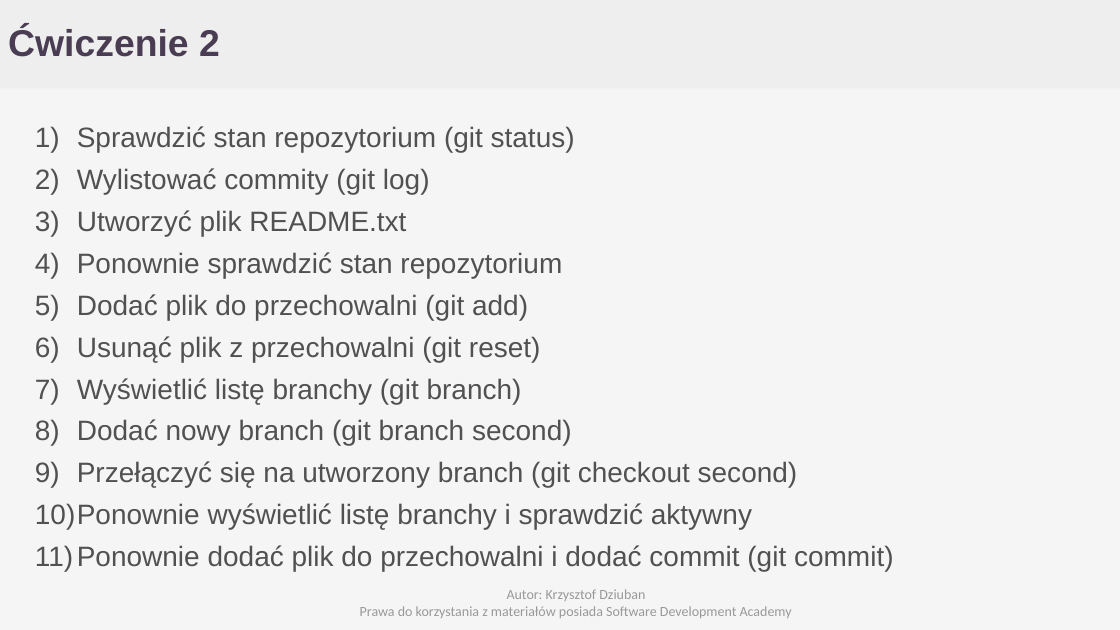
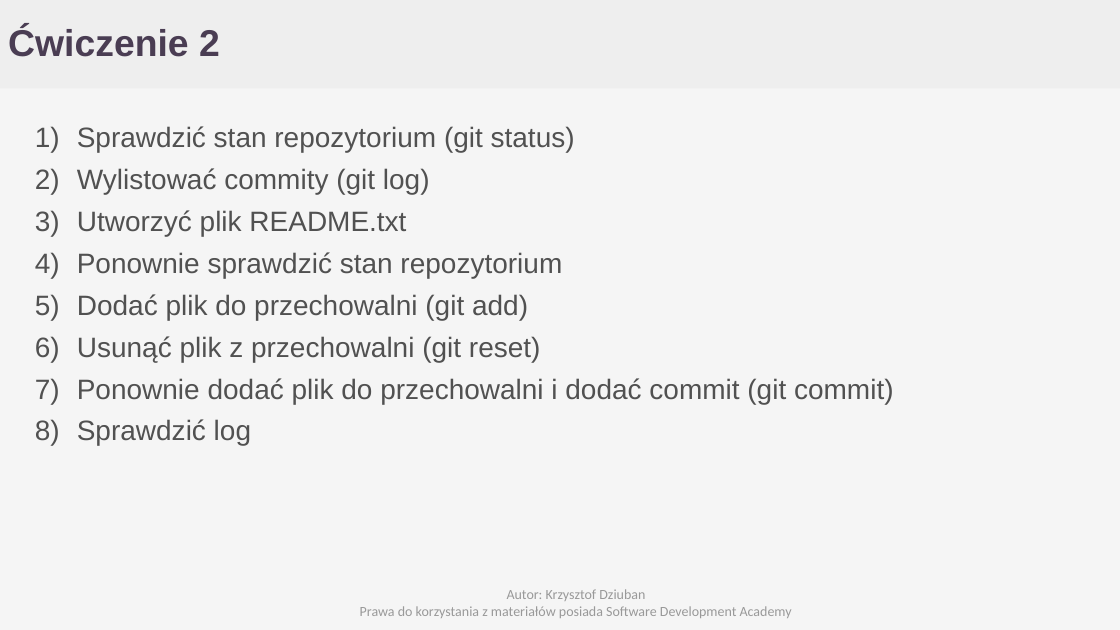
Before and after one commit to Cristopherus/Git_tutorial, a slide deck: slide 11 of GIT.pptx (slide 13 before the commit). Drawn at 1120x630 pixels with LibreOffice and Linux fonts; fonts in the diff are those of the drawing; background and template pictures are left out. Boxes give left, top, right and bottom in pixels: in the first picture for what was removed or moved away, otherwise in the second. Text is boxed around its words. In the diff, an @@ line names an element or a change of style, - is before the commit and + after.

```diff
--- a/GIT.pptx
+++ b/GIT.pptx
@@ text at bbox=[35, 378, 798, 529]: paragraphs removed @@
-7) Wyświetlić listę branchy (git branch)
-8) Dodać nowy branch (git branch second)
-9) Przełączyć się na utworzony branch (git checkout second)
-10) Ponownie wyświetlić listę branchy i sprawdzić aktywny
@@ text at bbox=[77, 419, 251, 446]: paragraph added @@
+8) Sprawdzić log
```
Also in this commit, not shown: 4 other slides changed, 6 slides added.
